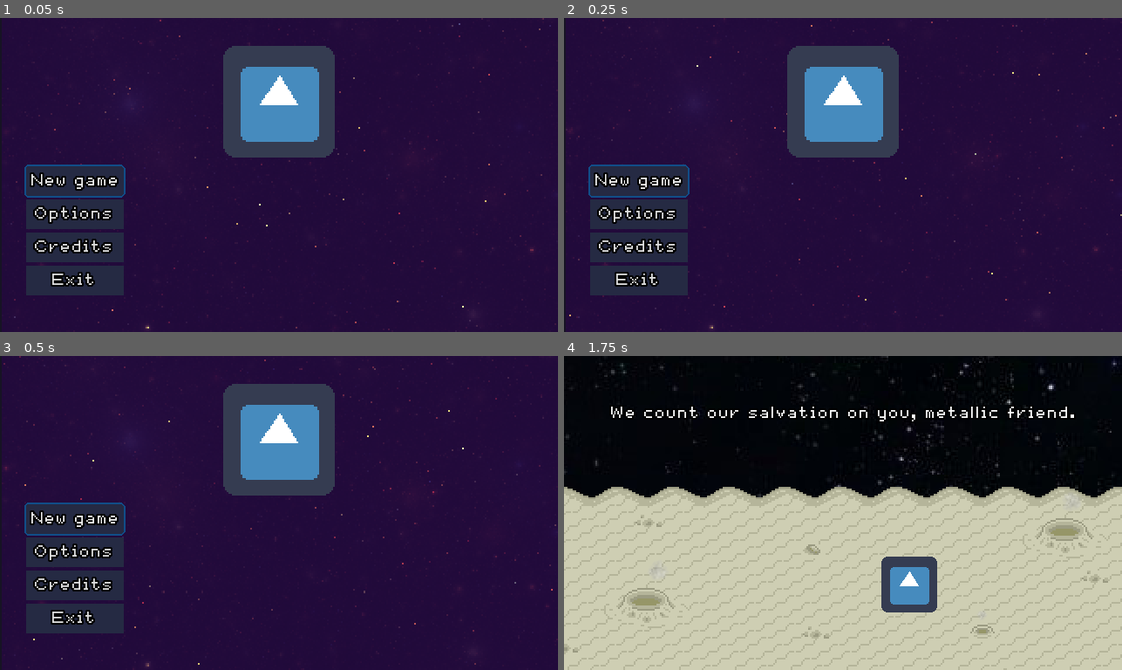
Above: before the commit, frames 1-4 (two rows, left to right).
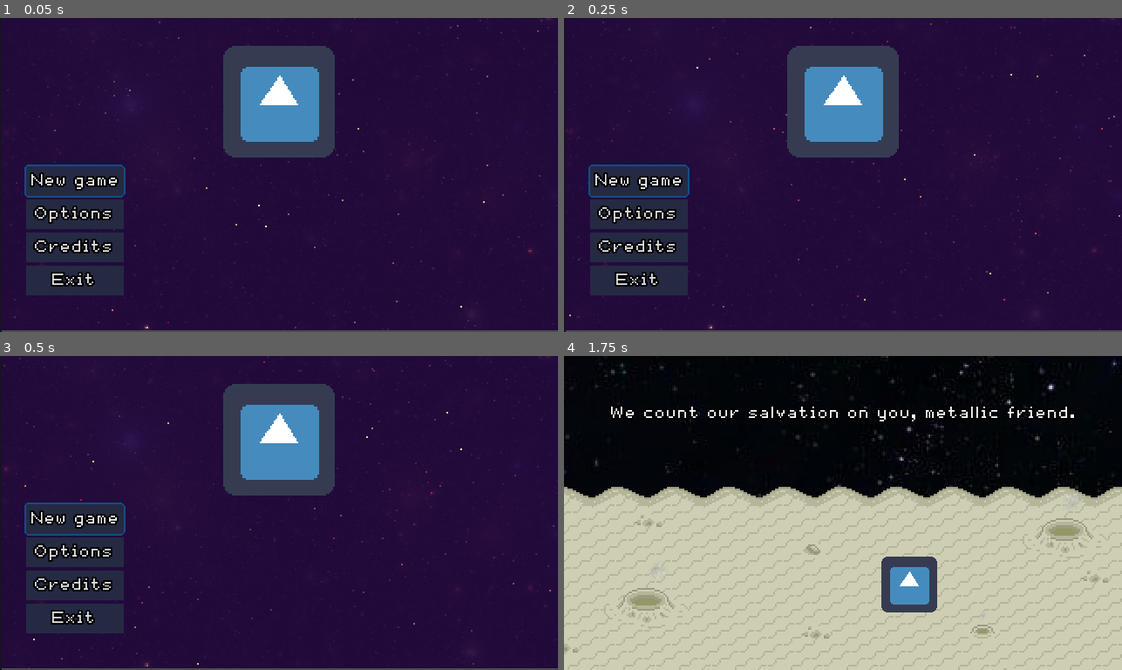
Above: after the commit, the same moments.

Repository: agustinoli/GodotWildJam48
Game: Godot game, scene res://MainMenu/MainMenu.tscn
The game is run twice, just before and just after one commit, with the same random seed, the same clock (stepped at 60 frames per second) and the same inputs. The engine's default icon, where the game draws it, is replaced by a stand-in: a white triangle on a blue panel in a dark square. Sound files missing from this copy of the repository are replaced by a short silence.
Inputs (mouse positions are in pixels of both pictures, inside the frame that each line leads up to):
- Up to frame 1 (0.05 s): no input
- Up to frame 2 (0.25 s): no input
- Up to frame 3 (0.5 s): no input
- Up to frame 4 (1.75 s): click "New game" at 0.5 s; tap Enter at 1.25 s; move the mouse to (965, 497) at 1.27 s; hold D (Right) from 1.28 s (still down); tap 4 (BuildFoodMachine) at 1.35 s; tap P (Jump) at 1.52 s

The runs differ from the first frame. In frame 1, 0.8% of the frame differs, in the area x 0-100%, y 0-100%; in frame 2, 0.9%; in frame 3, 0.9%; in frame 4, nothing differs.

Commit message:
fix: fixed restart and shader

Diff:
--- a/Game/GameController.gd
+++ b/Game/GameController.gd
@@ -43,8 +43,6 @@
 	resources       = INITIAL_RESOURCES.duplicate()
 	resources_delta = INITIAL_RESOURCES_DELTA.duplicate()
 	resources_max   = INITIAL_MAX_RESOURCES
-	resources       = INITIAL_RESOURCES
-	resources_delta = INITIAL_RESOURCES_DELTA
 
 	timer = Timer.new()
 	timer.set_one_shot(false)
--- a/MainMenu/MainMenu.tscn
+++ b/MainMenu/MainMenu.tscn
@@ -26,7 +26,7 @@
 uniform float distfading = 0.650;
 uniform float saturation = 0.750;
 
-uniform vec2 iResolution = vec2(192, 192);
+uniform vec2 iResolution = vec2(200, 200);
 uniform vec2 iMouse = vec2(0,0);
 
 float SCurve (float value) {
@@ -129,14 +129,17 @@
 custom_styles/panel = SubResource( 1 )
 
 [node name="ViewportContainer" type="ViewportContainer" parent="BG"]
+anchor_right = 1.006
+anchor_bottom = 1.0
 margin_left = 1.0
 margin_top = -1.0
-margin_right = 322.0
-margin_bottom = 180.0
+margin_right = -0.920013
+size_flags_horizontal = 3
+size_flags_vertical = 3
 stretch = true
 
 [node name="Viewport" type="Viewport" parent="BG/ViewportContainer"]
-size = Vector2( 320, 180 )
+size = Vector2( 320, 181 )
 handle_input_locally = false
 render_target_update_mode = 3
 gui_disable_input = true
--- a/project.godot
+++ b/project.godot
@@ -9,7 +9,7 @@
 config_version=4
 
 _global_script_classes=[ {
-"base": "Node2D",
+"base": "StaticBody2D",
 "class": "Machine",
 "language": "GDScript",
 "path": "res://Machines/Machine.gd"
@@ -240,7 +240,6 @@
 "events": [ Object(InputEventKey,"resource_local_to_scene":false,"resource_name":"","device":0,"alt":false,"shift":false,"control":false,"meta":false,"command":false,"pressed":false,"scancode":78,"physical_scancode":0,"unicode":0,"echo":false,"script":null)
  ]
 }
-
 FinishBuild={
 "deadzone": 0.5,
 "events": [ Object(InputEventKey,"resource_local_to_scene":false,"resource_name":"","device":0,"alt":false,"shift":false,"control":false,"meta":false,"command":false,"pressed":false,"scancode":69,"physical_scancode":0,"unicode":0,"echo":false,"script":null)
Not shown, changed: addons/GameTemplate/GUI/default_theme.tres
